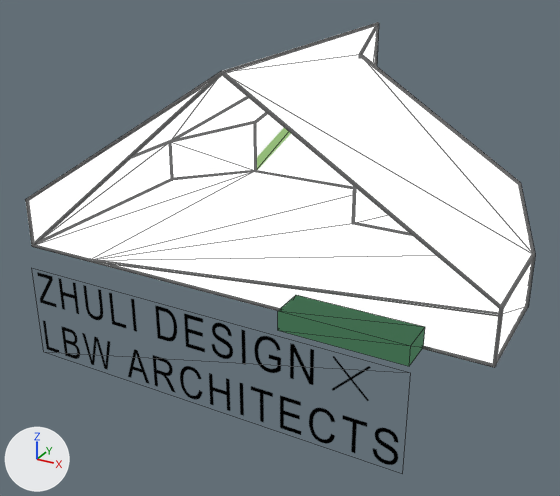
Renders of the glTF model newweb/models/lbw.glb from each side of a commit.
The view is the same before and after, from a 50 mm camera at (2.1, -4.22, 1.97) aimed at (-0.09, -0.25, -0.01). Arrows for +X, +Y and +Z are at lower left; the lights stay in place. Mesh edges are drawn as thin lines. Vertices at the same position are counted once.

In view in the first picture: 'house.002', 'house.003', 'word'.
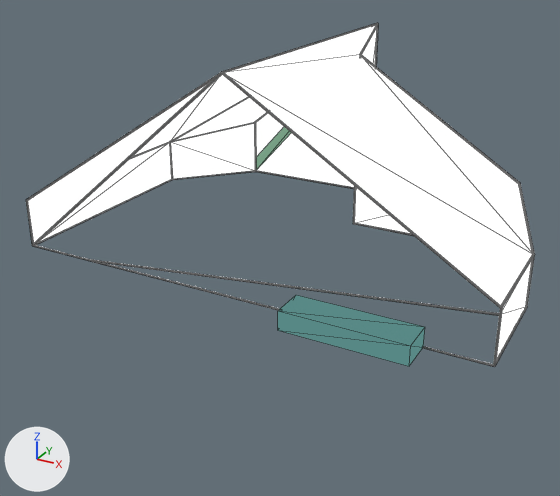
Edits to the bpy script that builds the scene:
```text
Add mat_green2_map:
    mat_green2_map = principled_material('green2_map')
    mat_green2_map.base_color = (0.0, 0.0, 0.0)  # black #000000
    mat_green2_map.metallic = 1.0
    mat_green2_map.roughness = 1.0
    mat_green2_map.emission_color = (0.0953, 0.246, 0.235)  # cyan #578885
    mat_green2_map.emission_strength = 1.0
Change me_plane_007:
    verts and faces of me_plane_007; kept vertices keep their numbers, new ones are numbered from 27
    remove me_plane_007.from_pydata(...)  # 27 vertices, 40 faces; spans x -1.47..1.47, y -1.2..1.0, z 0.0..1.23
    add me_plane_007.from_pydata(...)  # 28 vertices, 33 faces; spans x -1.47..1.47, y -1.2..1.0, z 0.0..1.23
    me_plane_007 part 1
    add delete_vertices([7])  # with the faces that use them
    add delete_faces([(4, 6, 5), (4, 5, 8), (10, 13, 18), (0, 5, 1), (19, 23, 25), (19, 25, 21)])
    add verts[27] = (-1.0, 1.0, 0.11)  # pixel (255, 157)
    add verts[28] = (0.0, 1.0, 1.12)  # pixel (376, 40)
    add faces += [(4, 6, 27), (5, 8, 28)]  # mat_white_map (black #000000)
    add faces += [(4, 5, 28), (4, 27, 5)]  # mat_green1_map (black #000000)
    me_plane_007 part 2: 21 faces spanning x -1.47..1.47, y -1.0..1.0, z 0.0..1.23 switch from mat_logo_map to mat_white_map (black #000000)
    me_plane_007 part 3: 8 faces spanning x 0.42..1.12, y -1.2..-1.0, z 0.0..0.11 switch from mat_logo_map to mat_green2_map (black #000000)
    add me_plane_007.materials.append(mat_green1_map)  # black #000000
Change me_house_005:
    remove me_house_005.from_pydata(...)  # 550 vertices, 744 faces; spans x -1.48..1.48, y -1.01..1.01, z -0.01..1.24
    add me_house_005.from_pydata(...)  # 680 vertices, 696 faces; spans x -1.48..1.48, y -1.0..1.0, z 0.0..1.23
    me_house_005 part 4: the loose piece of 24 vertices spanning x -0.01..0.01, y -1.0..1.0, z 1.22..1.24 is scaled about its middle by (0.6, 0.335, 0.6), then moved by (1.47, -0.67, -0.92)
    me_house_005 part 5: the loose piece of 24 vertices spanning x -0.01..0.01, y 0.99..1.01, z 0.0..1.23 is multiplied about its middle by the matrix ((0.0, -1.001, -1.196), (-1.56, 0.0, 0.0), (0.0, 1.196, -1.001)), then moved by (-0.74, -2.0, 0.0)
    me_house_005 part 6: the loose piece of 24 vertices spanning x -1.48..0.01, y -1.01..-0.99, z -0.01..1.24 is scaled about its middle by (0.00185, 0.6, -0.249), then moved by (2.21, 0.0, -0.46)
    me_house_005 part 7: the loose piece of 24 vertices spanning x -1.01..-0.99, y 0.99..1.01, z 0.0..0.4 is turned 90 degrees about the z axis through its middle and scaled by 0.758, then moved by (2.47, -1.33, -0.05)
    me_house_005 part 8: the loose piece of 24 vertices spanning x -1.48..-1.46, y -1.01..-0.99, z 0.0..0.31 is scaled about its middle by (0.6, 0.6, 4.01), then moved by (1.47, 2.0, 0.46)
    me_house_005 part 9: the loose piece of 24 vertices spanning x -1.48..0.0, y 0.49..1.01, z 0.3..1.24 is copied, and the copy is multiplied about its middle by the matrix ((-0.533, 0.159, -0.831), (0.159, -0.946, -0.282), (-0.831, -0.282, 0.479)); it spans x -1.48..0.0, y 0.5..1.0, z 0.3..1.23
    me_house_005 part 10: the loose piece of 24 vertices spanning x -0.01..0.01, y -1.0..1.0, z 1.22..1.24 is copied, and the copy is scaled about its middle by (-0.6, -1, 0.6); it spans x 0.0, y -1.0..1.0, z 1.23
    me_house_005 part 11: a new loose piece of 46 vertices spanning x -1.0..0.0, y 1.0, z 0.0..1.23, in mat_material_002 (white #ffffff)
    me_house_005 part 12: 25 vertices moved within x -1.48..1.48, y -1.0..1.0, z 0.0..1.13; 316 vertices removed from x -1.48..1.48, y -1.01..1.01, z -0.01..1.24; 352 vertices added at x -1.48..1.47, y -1.0..1.0, z 0.0..1.23
Remove ob_word:
    ob_word = bpy.data.objects.new('word', me_plane)
```

Changed parts and their boxes (x1, y1, x2, y2) in the pictures (560 x 496 px; the box of a moved part takes in the faces that stretch with it):
'house.002', reshaped: before (28, 26, 533, 366); after (28, 25, 533, 366)
'house.003', reshaped: before (26, 22, 535, 367); after (26, 23, 535, 367)
'word', deleted: before (37, 272, 398, 465)
part 1 of me_plane_007, cut back: before (36, 114, 499, 364); after (256, 113, 354, 187)
part 2 of me_plane_007, recoloured: (28, 26, 533, 359) in both
part 3 of me_plane_007, recoloured: (278, 295, 425, 366) in both
part 4 of me_house_005, moved or reshaped: before (223, 22, 378, 73); after (501, 254, 535, 308)
part 5 of me_house_005, moved or reshaped: before (375, 24, 379, 66); after (33, 73, 222, 245)
part 6 of me_house_005, moved or reshaped: before (32, 71, 222, 246); after (493, 307, 502, 366)
part 7 of me_house_005, moved or reshaped: before (254, 123, 257, 171); after (527, 257, 534, 307)
part 8 of me_house_005, moved or reshaped: before (26, 201, 34, 245); after (376, 25, 378, 61)
part 9 of me_house_005, added: after (170, 97, 249, 142)
part 10 of me_house_005, added: after (221, 23, 377, 73)
part 11 of me_house_005, added: after (255, 112, 268, 171)
part 12 of me_house_005, moved or reshaped: before (26, 23, 535, 366); after (26, 23, 534, 366)
